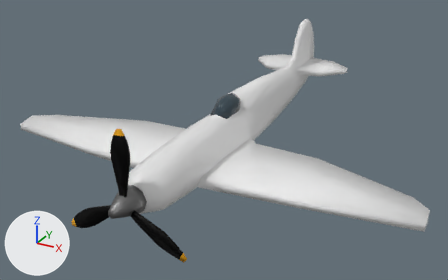
A saved change to the Blender file Plane.blend.
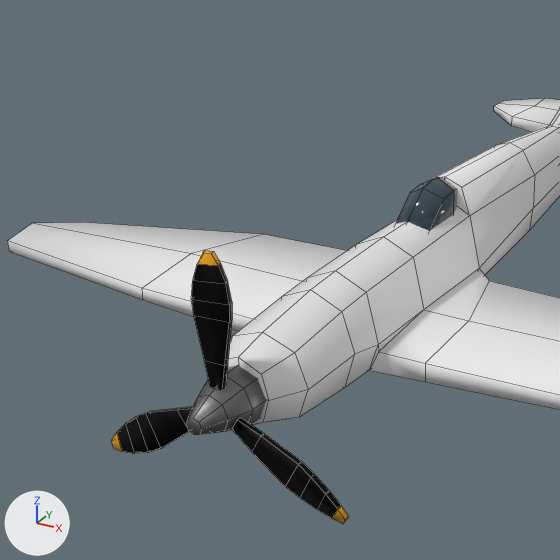
Each version is shown whole from a 50 mm camera at (2.51, -4.85, 2.2) aimed at (-0.05, -0.18, -0.13), then close up on the part from 4% to 65% of the width and 2% to 100% of the height. Lighting does not change. The marker at lower left points along +X, +Y and +Z. The close-ups show mesh edges as thin lines.
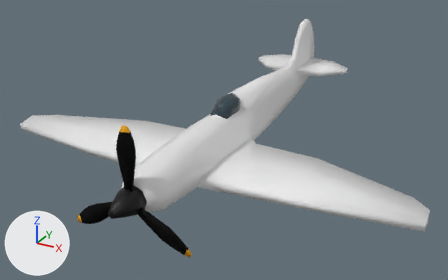
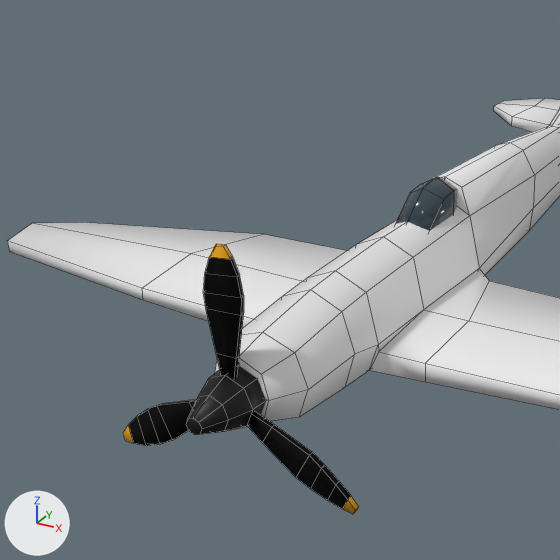
Edits to the scene script, one JSON object a line:
```json
{"op": "set", "path": "mat_motor.base_color", "old": "(0.219, 0.219, 0.219)", "new": "(0.0363, 0.0363, 0.0363)", "note": "grey #818181 -> black #363636"}
{"op": "set", "path": "ob_plane.location", "old": "(0.00109, -1.771, 0.106)", "new": "(0.00109, -1.706, 0.106)"}
{"op": "set", "path": "ob_plane_001.location", "old": "(0.115, -1.771, -0.0942)", "new": "(0.115, -1.706, -0.0942)"}
{"op": "set", "path": "ob_plane_002.location", "old": "(-0.116, -1.771, -0.0923)", "new": "(-0.116, -1.706, -0.0923)"}
```

What differs and where, as boxes (x1, y1, x2, y2) in the close-ups (560 x 560 px):
```json
{"object": "Plane", "change": "moved", "before": [192, 250, 232, 391], "after": [204, 244, 244, 379]}
{"object": "Plane.001", "change": "moved", "before": [233, 418, 349, 524], "after": [248, 412, 359, 514]}
{"object": "Cylinder", "change": "recoloured", "before": [186, 365, 266, 435], "after": [186, 365, 266, 435], "on screen": "grey to black"}
{"object": "Plane.002", "change": "moved", "before": [111, 407, 193, 454], "after": [123, 400, 196, 446]}
```
